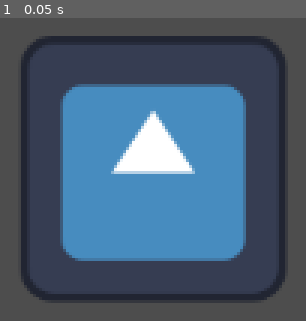
Above: before the commit, frame 1.
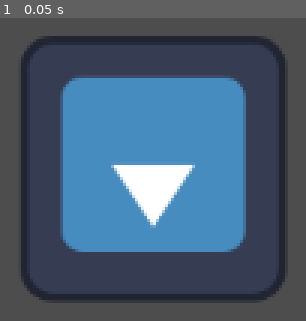
Above: after the commit, the same moment.

Repository: DronIgo/Siberian-Game-Jam-2026
Game: Godot game, scene res://Testing/Scenes/merge_test.tscn
The game is run twice, just before and just after one commit, with the same random seed, the same clock (stepped at 60 frames per second) and the same inputs. The project has no main scene, so this scene is started directly. The engine's default icon, where the game draws it, is replaced by a stand-in: a white triangle on a blue panel in a dark square.
Inputs:
- Up to frame 1 (0.05 s): no input

The runs differ from the first frame. In frame 1, 8.5% of the frame differs, in the area x 19-81%, y 19-81%.

Commit message:
added two flips

Diff:
--- a/Testing/Scenes/merge_test.tscn
+++ b/Testing/Scenes/merge_test.tscn
@@ -9,3 +9,5 @@
 [node name="GodotLogo" type="Sprite2D" parent="DronNode" unique_id=1607571731]
 position = Vector2(375, 198)
 texture = ExtResource("1_08m84")
+flip_h = true
+flip_v = true
